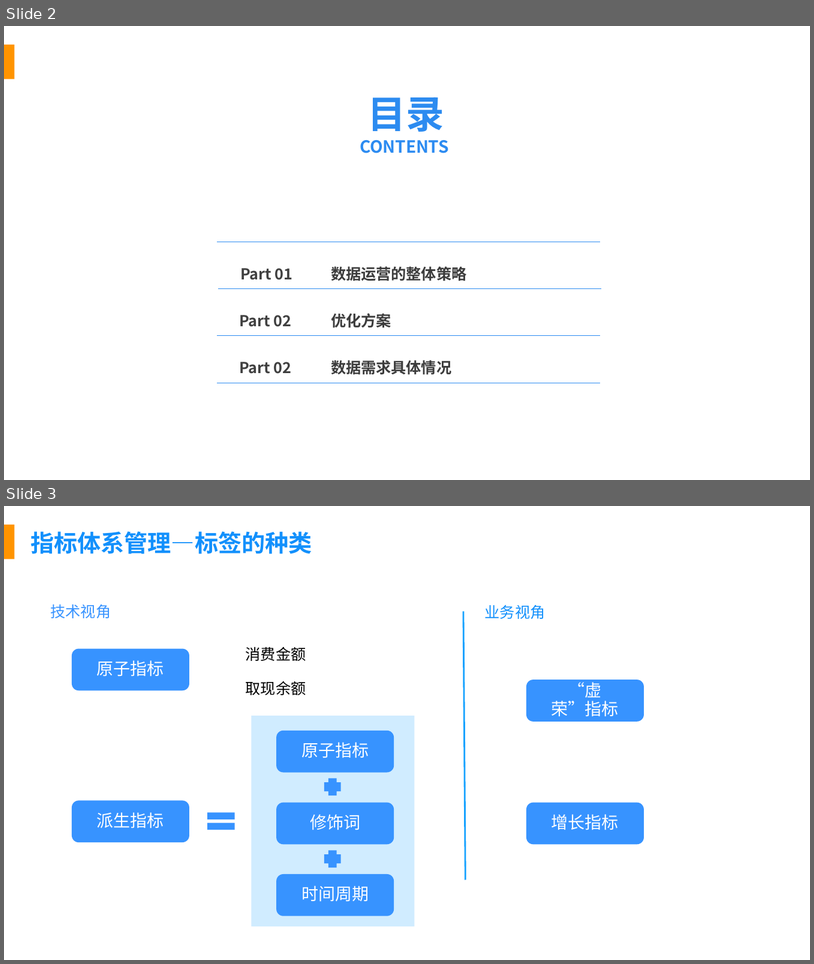
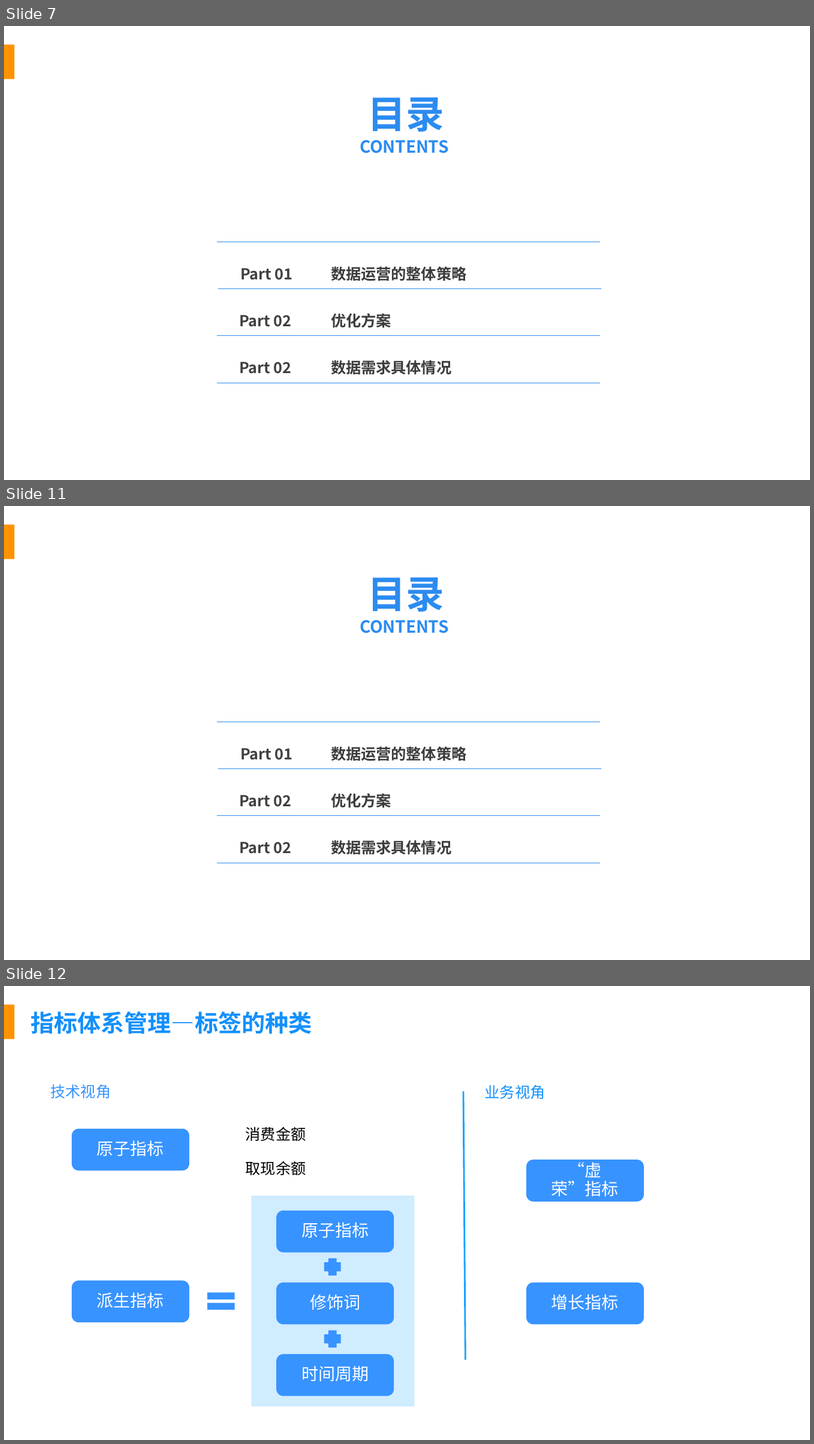
Before and after one commit to fancyChuan/reading-mindmap, a slide deck: PPT/数据建设知识体系.pptx. Shown one above the other, each under a label of ours: slides 2 and 3 before the commit, slides 7, 11 and 12 after it; the slides between them are not shown. The pictures are 814x964 and 814x1444 pixels, drawn with LibreOffice and Linux fonts; fonts in the diff are those of the drawing; background and template pictures are left out. Boxes give left, top, right and bottom in pixels: in the first picture for what was removed or moved away, otherwise in the second. Text is boxed around its words. In the diff, an @@ line names an element or a change of style, - is before the commit and + after.

```diff
--- a/PPT/数据建设知识体系.pptx
+++ b/PPT/数据建设知识体系.pptx
@@ slide 11 added at box(4, 506, 810, 960), background #FFFFFF; not listed: 1 template element that a slide beside it also shows @@
@@ title added at box(360, 577, 449, 633), 20 pt, text #2C8BF1, bold @@
+目录
+CONTENTS
@@ freeform shape added at box(218, 722, 600, 722), outline #2C8BF1 0.48 pt @@
@@ text added at box(240, 748, 293, 760), 18 pt, text #404040, bold @@
+Part 01
@@ text added at box(331, 746, 467, 761), 18 pt, text #3C3C3C, bold @@
+数据运营的整体策略
@@ freeform shape added at box(219, 769, 602, 769), outline #2C8BF1 0.48 pt @@
@@ text added at box(331, 793, 392, 808), 18 pt, text #3C3C3C, bold @@
+优化方案
@@ text added at box(239, 795, 291, 807), 18 pt, text #404040, bold @@
+Part 02
@@ freeform shape added at box(218, 816, 600, 816), outline #2C8BF1 0.48 pt @@
@@ text added at box(239, 841, 291, 853), 18 pt, text #404040, bold @@
+Part 02
@@ text added at box(331, 840, 452, 855), 18 pt, text #3C3C3C, bold @@
+数据需求具体情况
@@ freeform shape added at box(218, 862, 600, 862), outline #2C8BF1 0.48 pt @@
@@ what was slide 2 is now slide 7 @@
@@ what was slide 3 is now slide 12 @@
```
Also in this commit, not shown: 1 slide changed, 8 other slides added.
